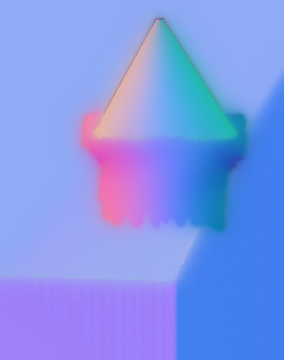
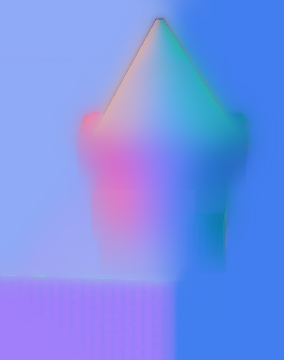
Layer changes from the first 284px x 360px image to the second:
added layer "Sichtbar-Kopie#1" above "Sichtbar-Kopie" over <box>91,190,195,281</box>
added layer "Sichtbar-Kopie" above "Sichtbar" over <box>77,0,246,213</box>
added layer "Sichtbar" above "shape_roof#7" over <box>77,0,284,360</box>
painted on "tower_light#14" over <box>91,208,234,259</box>
painted on "tower_light#13" over <box>96,208,234,239</box>
added layer "tower_light#18" above "tower_light#17" over <box>80,111,251,274</box>
added layer "tower_light#17" (56%) above "tower_light#16" over <box>80,111,251,274</box>
hid "tower_light#12" over <box>80,111,251,233</box>
hid "tower_light#11" over <box>86,117,243,229</box>
added layer "merged_body-Kopie#4" above "roof_side-Kopie#5" over <box>131,0,284,360</box>
